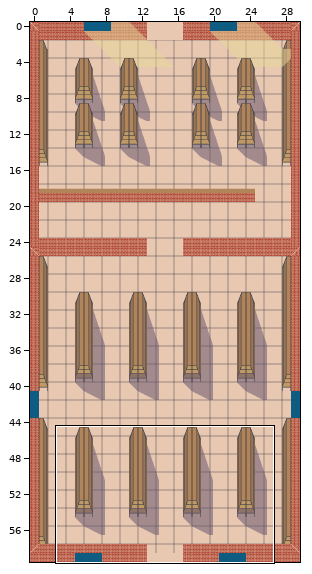
Tiled map, stored at Conception/Map/Shop.tmx. Above: a wide view before the commit, with the close-up outlined.
Close-up. Earlier state:
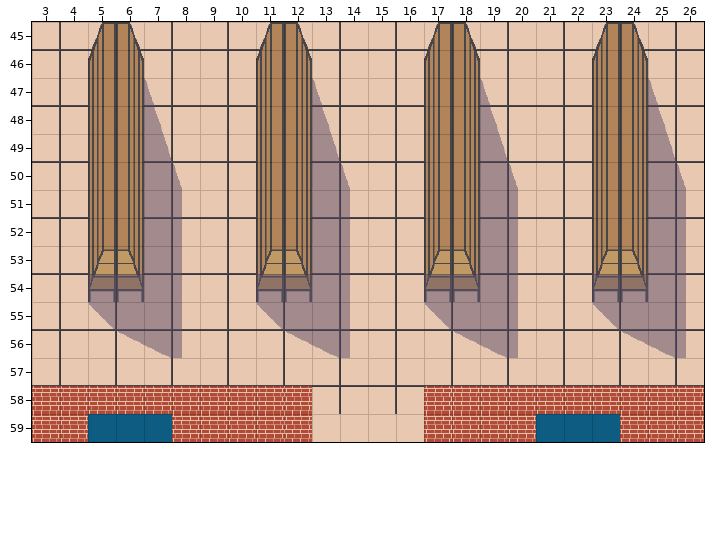
Cells are 32x32 px. Shown: x 3..26, y 45..59. The commit also changed other parts of the map, which this record leaves out.
The result:
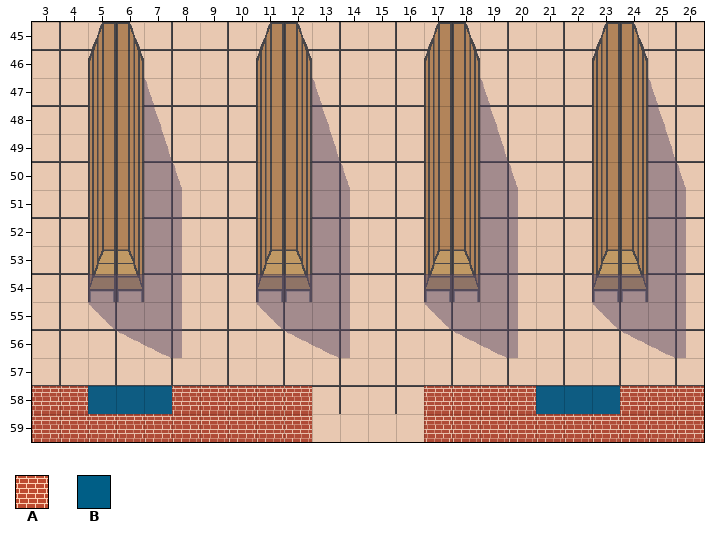
Key: from "Shop": A 252, B 451.
_ is an empty cell, . an unchanged one.
The exact change:
--- layer "obstacles"
@@ x 5..23 @@
-59 BBB.............BBB
+59 AAA.............AAA
--- layer "foreground"
@@ x 5..23 @@
-58 AAA.............AAA
+58 BBB.............BBB
